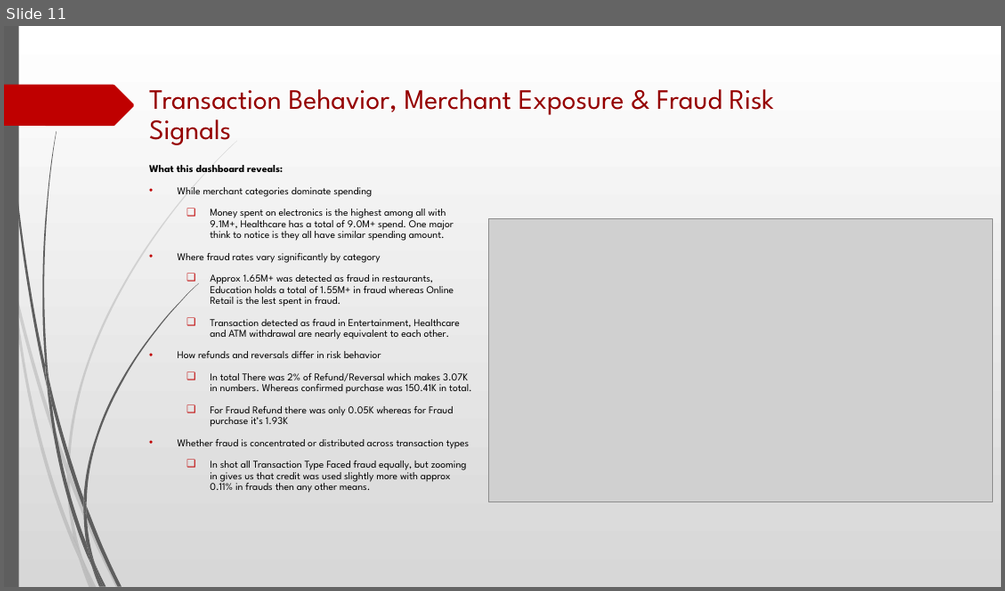
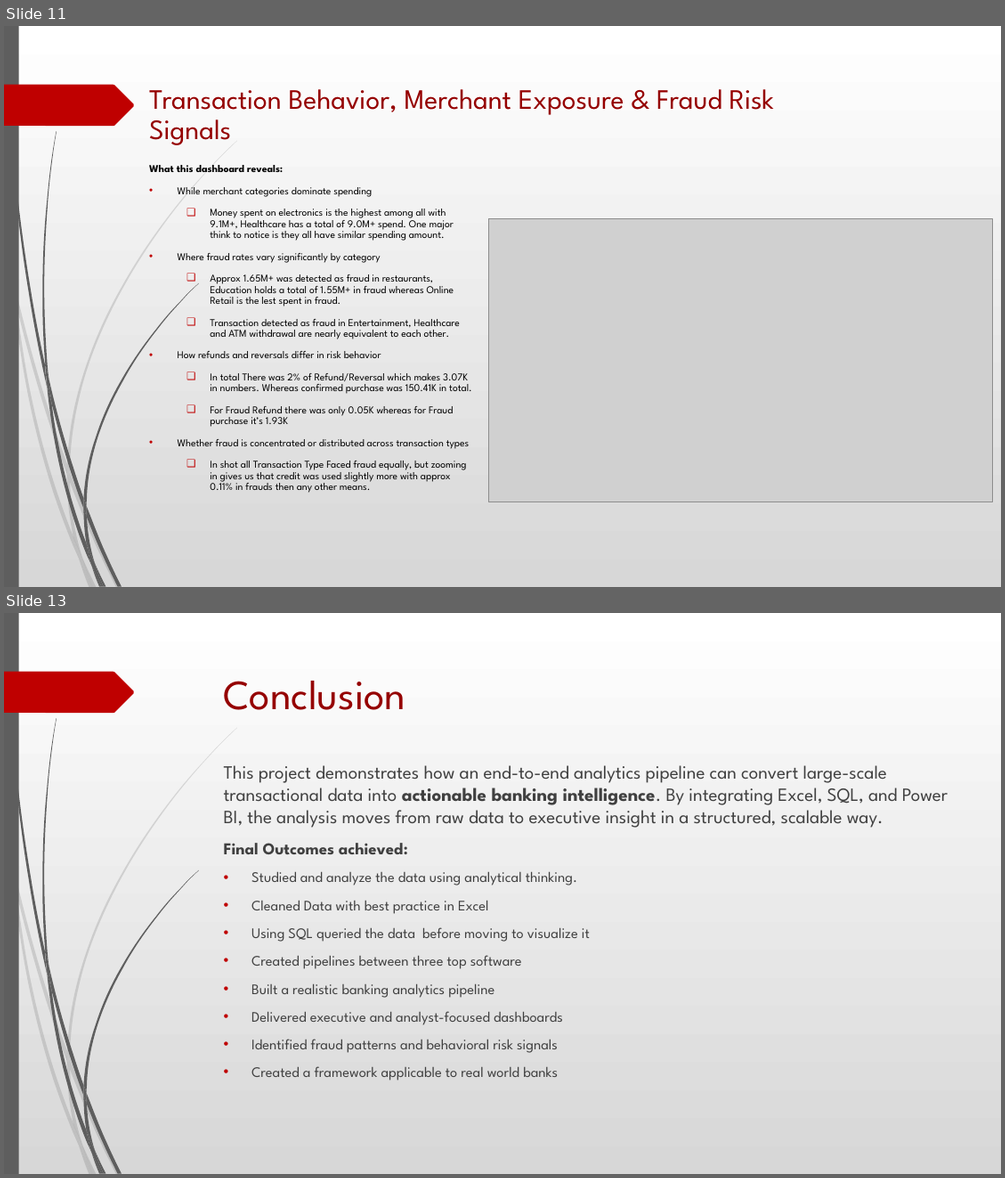
Before and after one commit to Garvdudy/ETL-Banking-Transactions-Combined-Pipeline-Project, a slide deck: Global Banking Fraud Detection & Risk Analysis Presentation.pptx. Shown one above the other, each under a label of ours: slide 11 before the commit, slides 11 and 13 after it; the slides between them are not shown. The pictures are 1005x591 and 1005x1178 pixels, drawn with LibreOffice and Linux fonts; fonts in the diff are those of the drawing; grey boxes stand for pictures. Boxes give left, top, right and bottom in pixels: in the first picture for what was removed or moved away, otherwise in the second. Text is boxed around its words. In the diff, an @@ line names an element or a change of style, - is before the commit and + after.

Commit message:
Updating Final Project Presentation Report

```diff
--- a/Global Banking Fraud Detection & Risk Analysis Presentation.pptx
+++ b/Global Banking Fraud Detection & Risk Analysis Presentation.pptx
@@ slide 13 added at (x1=4, y1=613, x2=1001, y2=1174), background gradient #FFFFFF to #D7D7D7; not listed: 24 template elements that a slide beside it also shows @@
@@ title added at (x1=224, y1=681, x2=406, y2=710), 40 pt, text #950000 @@
+Conclusion
@@ text added at (x1=224, y1=765, x2=947, y2=1080), 14 pt, text #404040 @@
+This project demonstrates how an end-to-end analytics pipeline can convert large-scale transactional data into actionable banking intelligence. By integrating Excel, SQL, and Power BI, the analysis moves from raw data to executive insight in a structured, scalable way.
+Final Outcomes achieved:
+• Studied and analyze the data using analytical thinking.
+• Cleaned Data with best practice in Excel
+• Using SQL queried the data before moving to visualize it
+• Created pipelines between three top software
+• Built a realistic banking analytics pipeline
+• Delivered executive and analyst-focused dashboards
+• Identified fraud patterns and behavioral risk signals
+• Created a framework applicable to real world banks
```
Also in this commit, not shown: 2 other slides added, 2 slides removed.
